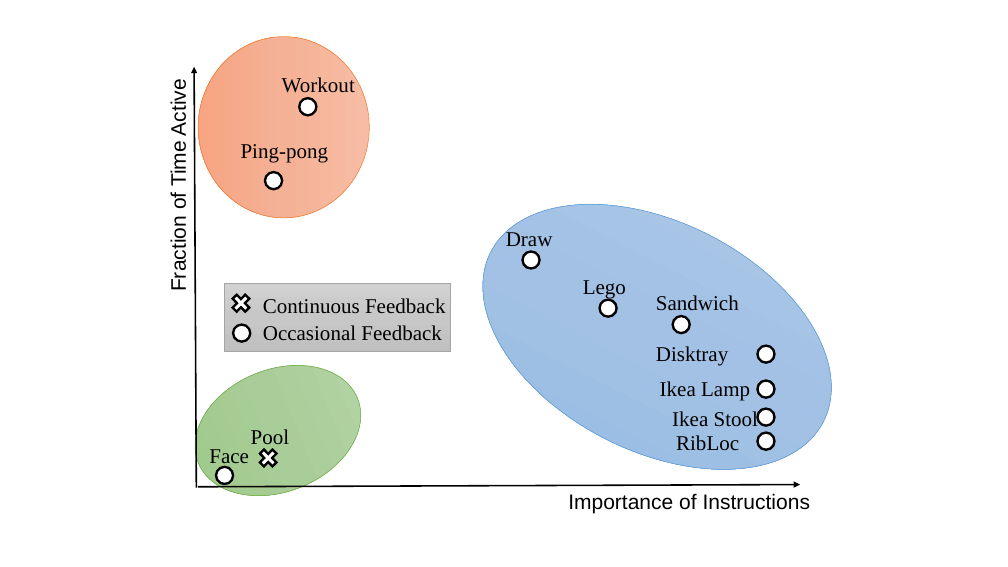
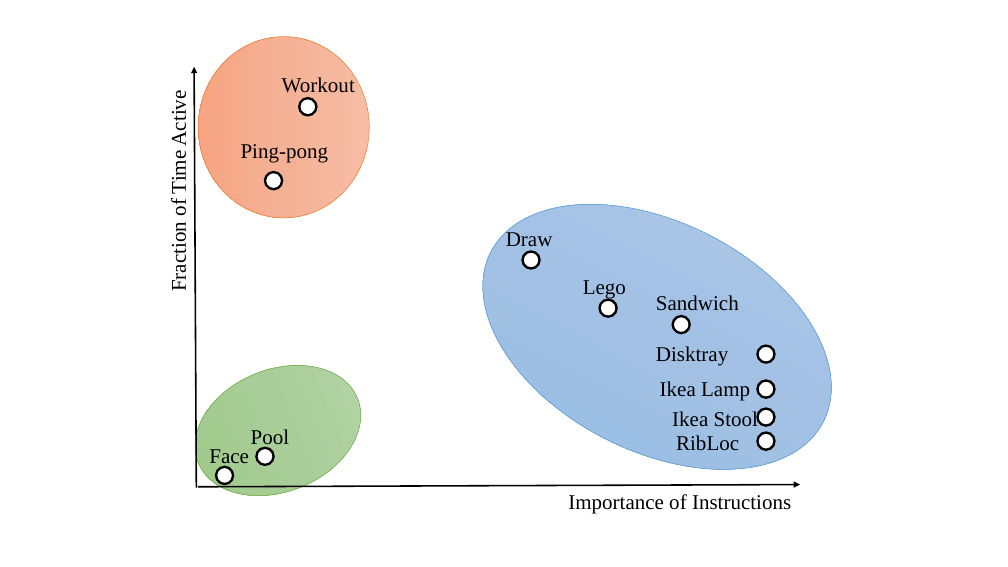
Before and after one commit to junjuew/paper-thesis, a slide deck: slide 1 of FIGS/fig-design-space.pptx. Drawn at 1008x567 pixels with LibreOffice and Linux fonts; fonts in the diff are those of the drawing. Boxes give left, top, right and bottom in pixels: in the first picture for what was removed or moved away, otherwise in the second. Text is boxed around its words. In the diff, an @@ line names an element or a change of style, - is before the commit and + after.

```diff
--- a/FIGS/fig-design-space.pptx
+++ b/FIGS/fig-design-space.pptx
@@ text "Fraction of Time Active" at [167, 95, 190, 290]: font Arial to Times New Roman @@
@@ rectangle removed at [225, 283, 451, 352] @@
@@ cross removed at [229, 291, 253, 316] @@
@@ text removed at [263, 298, 446, 313] @@
-Continuous Feedback
@@ text removed at [263, 325, 442, 340] @@
-Occasional Feedback
@@ ellipse: place and size @@
-ellipse at [233, 324, 250, 342]
+ellipse at [256, 448, 274, 465]
@@ cross removed at [256, 445, 281, 470] @@
@@ text "Importance of Instructions" at [568, 494, 791, 514]: font Arial to Times New Roman @@
```
Also in this commit, not shown: 37 other files.
